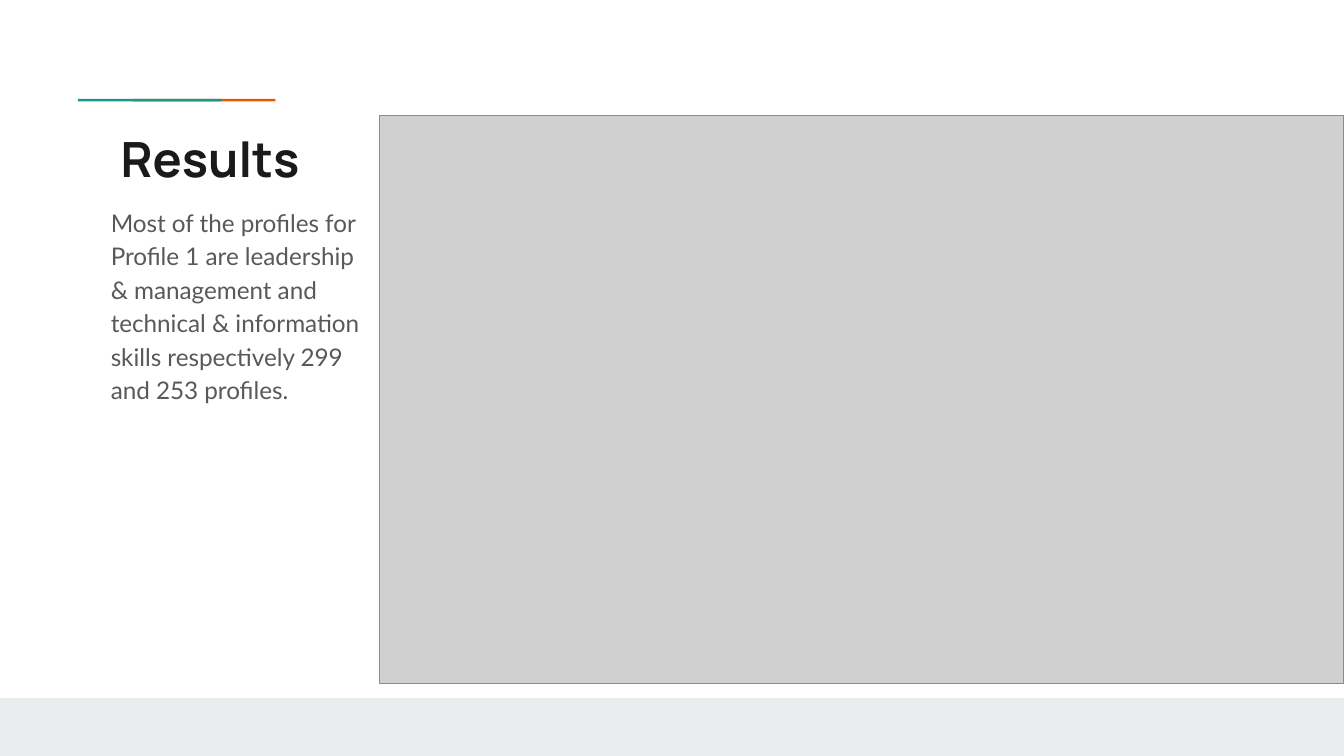
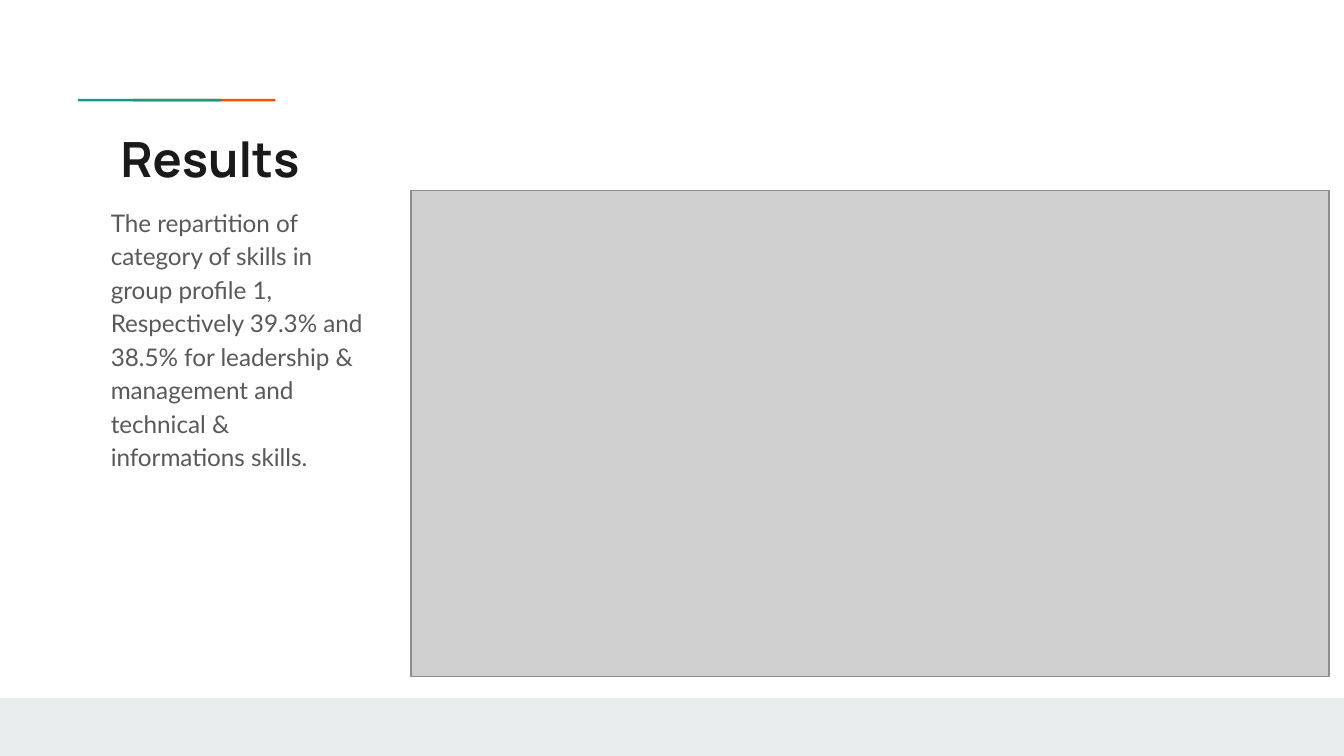
Before and after one commit to B1o0b1/Ayiti_analytics_capstone_project, a slide deck: slide 11 of Capstone_Project_Jean_Franco_Chosson.pptx. Drawn at 1344x756 pixels with LibreOffice and Linux fonts; fonts in the diff are those of the drawing; grey boxes stand for pictures; background and template pictures are left out. Boxes give left, top, right and bottom in pixels: in the first picture for what was removed or moved away, otherwise in the second. Text is boxed around its words. In the diff, an @@ line names an element or a change of style, - is before the commit and + after.

```diff
--- a/Capstone_Project_Jean_Franco_Chosson.pptx
+++ b/Capstone_Project_Jean_Franco_Chosson.pptx
@@ picture: place and size @@
-picture at <box>379,116,1344,684</box>
+picture at <box>411,191,1329,677</box>
@@ text at <box>111,214,362,466</box>: text changed @@
-Most of the profiles for Profile 1 are leadership & management and technical & information skills respectively 299 and 253 profiles.
+The repartition of category of skills in group profile 1,
+Respectively 39.3% and 38.5% for leadership & management and technical & informations skills.
```
Also in this commit, not shown: 9 other slides changed, 14 slides added, 9 slides removed, 1 other file.
